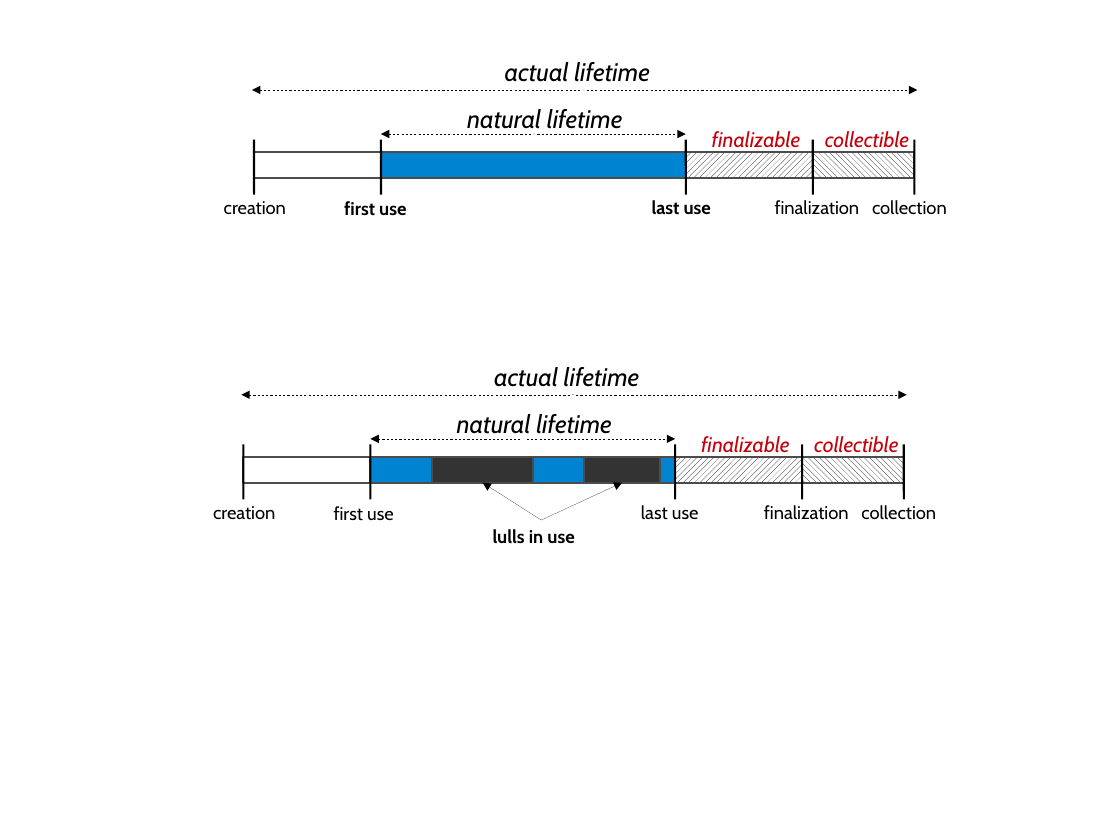
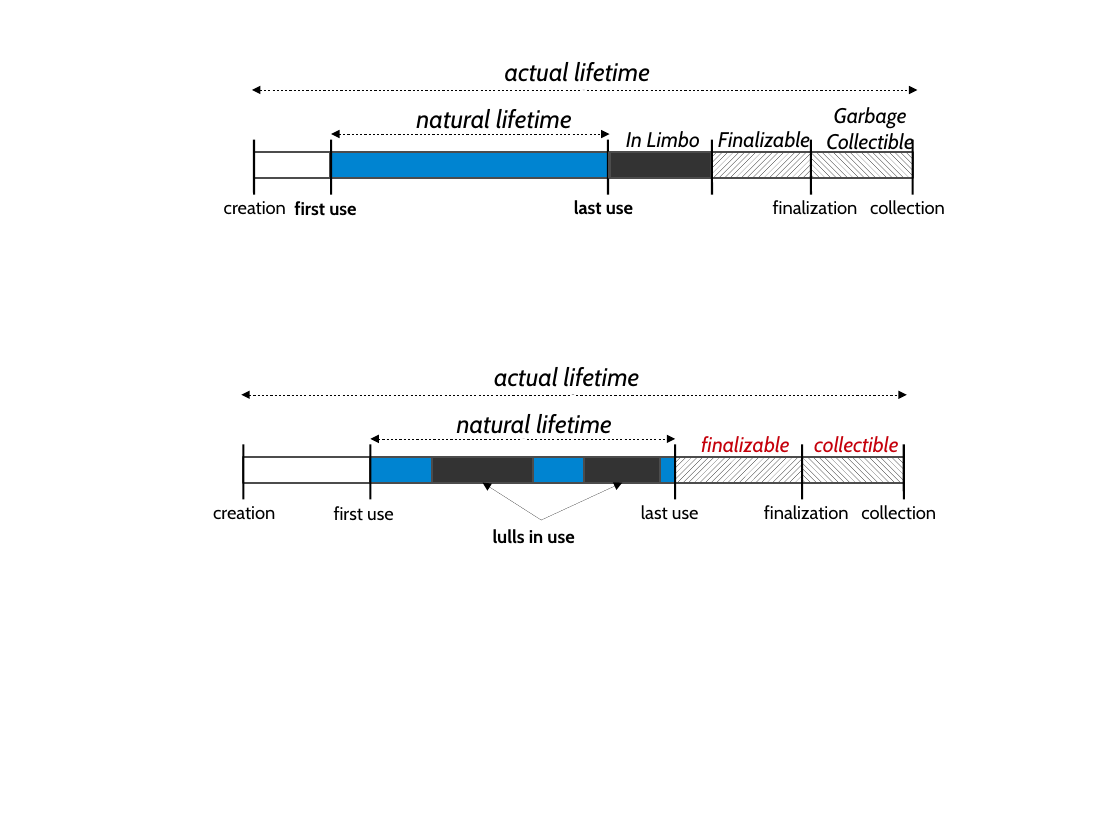
Before and after one commit to TheRuncibleTuner/bloatbook, a slide deck: slide 1 of Figures/object-lifecycle.odp. Drawn at 1120x840 pixels with LibreOffice and Linux fonts; fonts in the diff are those of the drawing. Boxes give left, top, right and bottom in pixels: in the first picture for what was removed or moved away, otherwise in the second. Text is boxed around its words. In the diff, an @@ line names an element or a change of style, - is before the commit and + after.

Commit message:
add limbo

```diff
--- a/Figures/object-lifecycle.odp
+++ b/Figures/object-lifecycle.odp
@@ text "natural lifetime": place and size @@
-text "natural lifetime" at (467, 109, 623, 129)
+text "natural lifetime" at (416, 109, 572, 129)
@@ text at (826, 107, 913, 155): text changed; text colour #C5000B to #000000 @@
-collectible
+Garbage
+Collectible
@@ line moved from (381, 139) - (381, 194) to (331, 139) - (331, 194) @@
@@ double arrow moved from (381, 134) - (686, 134) to (331, 134) - (610, 134) @@
@@ line moved from (686, 139) - (686, 194) to (608, 139) - (608, 194) @@
@@ text added at (626, 131, 700, 153), 15 pt, text #000000, italic @@
+In Limbo
@@ line added from (712, 139) to (712, 194), #000000 1.45 pt @@
@@ text at (718, 131, 810, 153): text changed; text colour #C5000B to #000000 @@
-finalizable
+Finalizable
@@ rectangle: place and size @@
-rectangle at (254, 152, 381, 178)
+rectangle at (254, 152, 330, 178)
@@ rectangle: place and size @@
-rectangle at (381, 152, 686, 178)
+rectangle at (331, 152, 610, 178)
@@ rectangle added at (610, 152, 711, 178), fill #333333, outline #4C4C4C 1.45 pt @@
@@ rectangle: place and size @@
-rectangle at (686, 152, 813, 178)
+rectangle at (711, 152, 811, 178)
@@ text "first use": place and size @@
-text "first use" at (344, 201, 406, 216)
+text "first use" at (294, 201, 356, 216)
@@ text "last use": place and size @@
-text "last use" at (652, 200, 711, 215)
+text "last use" at (574, 200, 633, 215)
```
Also in this commit, not shown: 1 other file.
